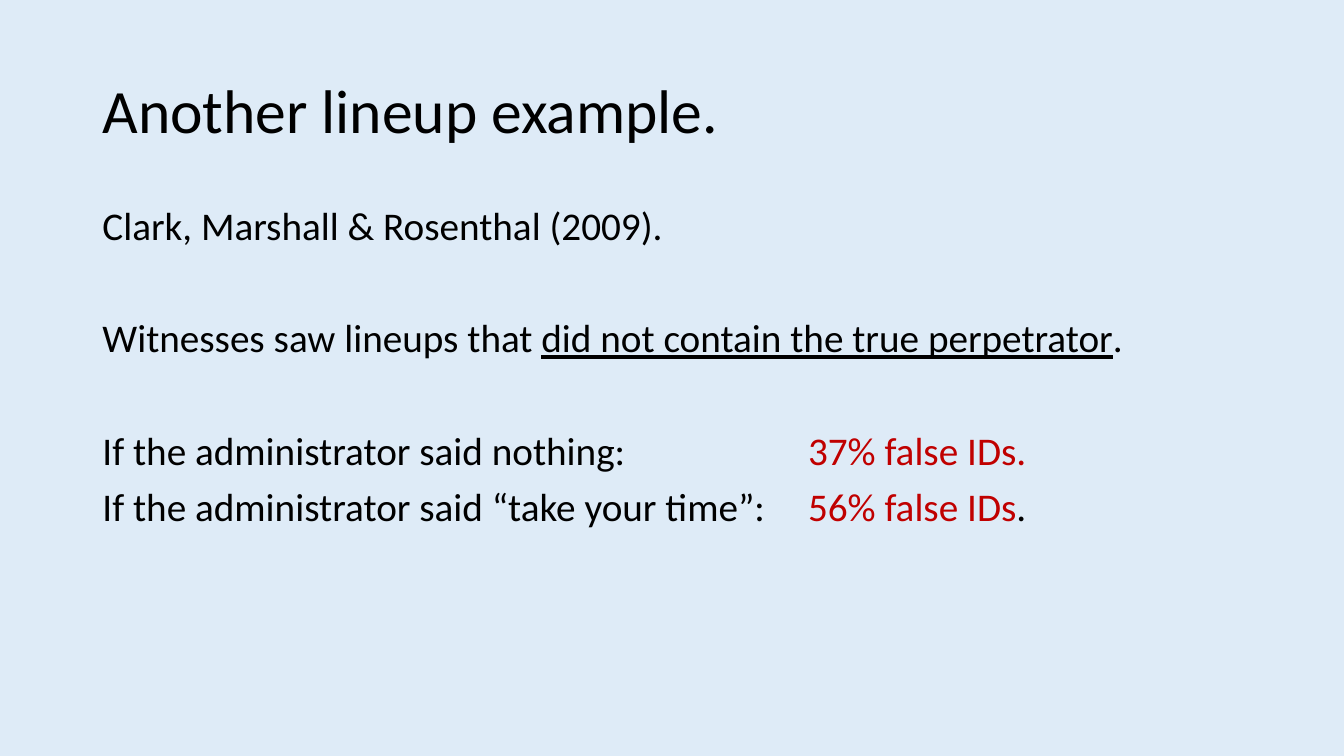
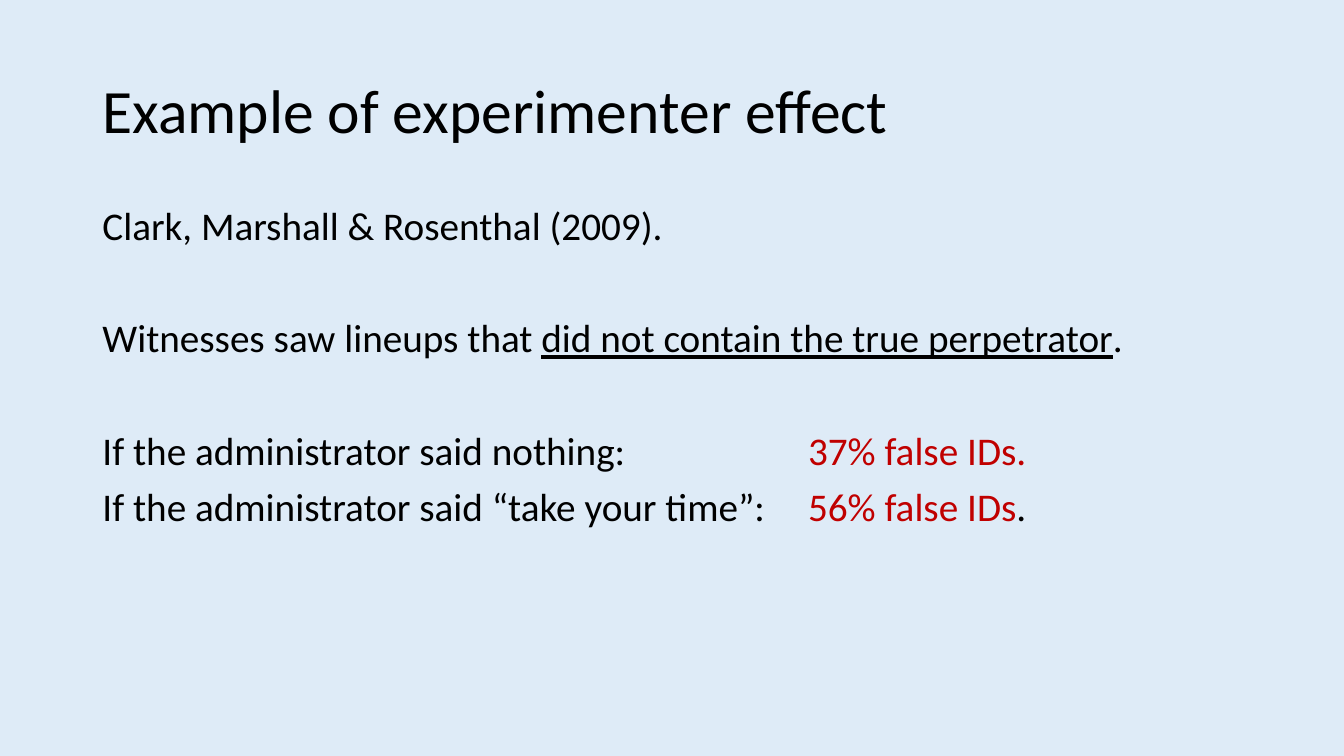
Before and after one commit to ajwills72/rmhealth-found, a slide deck: slide 39 of docs/experiments_data.pptx. Drawn at 1344x756 pixels with LibreOffice and Linux fonts; fonts in the diff are those of the drawing. Boxes give left, top, right and bottom in pixels: in the first picture for what was removed or moved away, otherwise in the second. Text is boxed around its words. In the diff, an @@ line names an element or a change of style, - is before the commit and + after.

```diff
--- a/docs/experiments_data.pptx
+++ b/docs/experiments_data.pptx
@@ title at <box>102,90,887,143</box>: text changed @@
-Another lineup example.
+Example of experimenter effect
```
Also in this commit, not shown: 15 other slides changed, 3 slides added, 25 slides removed, 3 other files.
